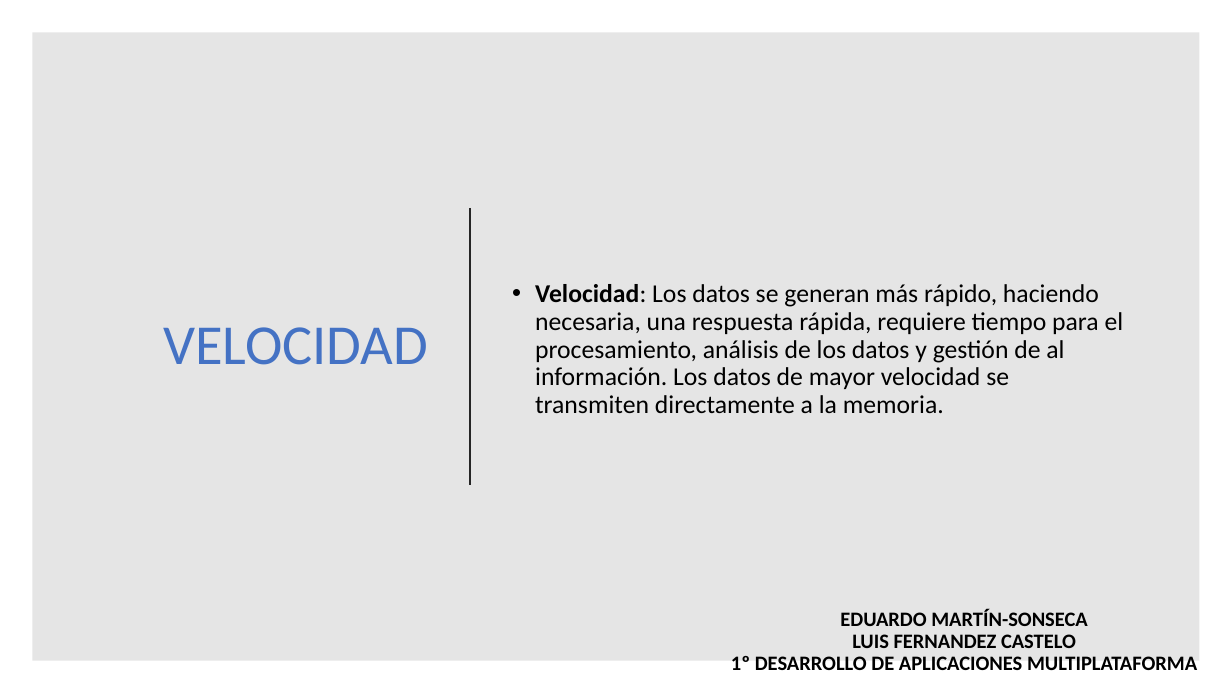
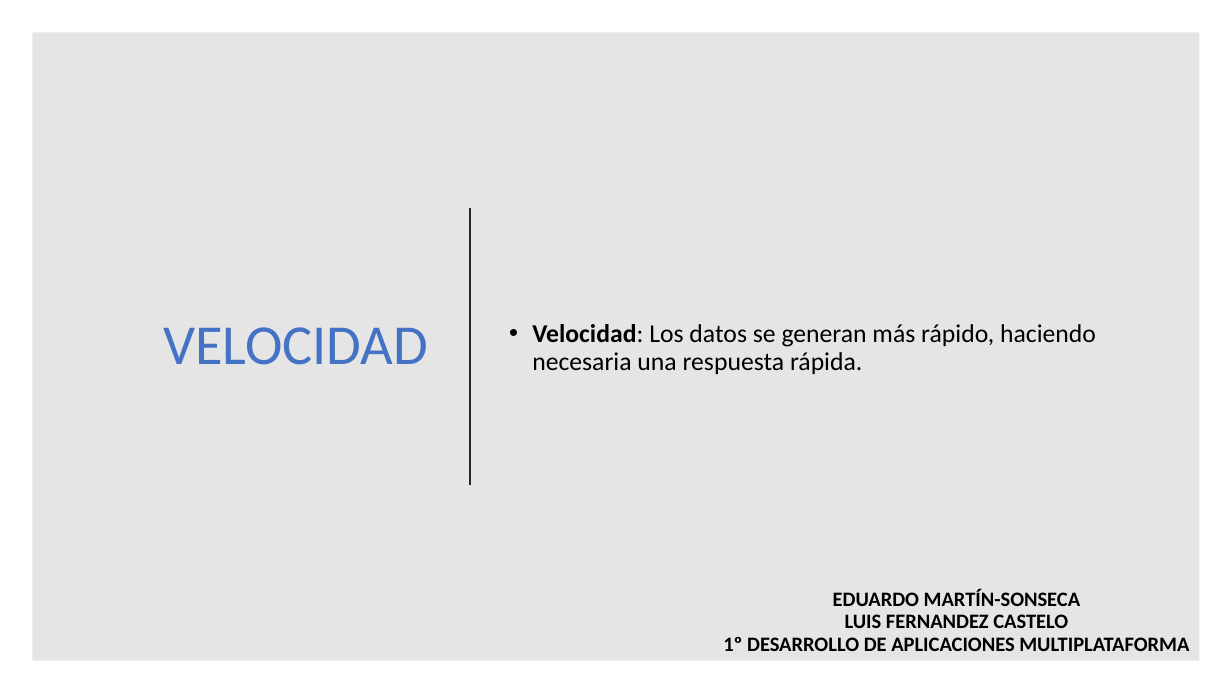
Before and after one commit to maraloeDev/Grado_SuperiorDAM, a slide deck: slide 5 of Bases de Datos/1º Evaluación/Ejercicios/Ejercicio2/Explotación de bases de datos Big Data.pptx. Drawn at 1232x693 pixels with LibreOffice and Linux fonts; fonts in the diff are those of the drawing. Boxes give left, top, right and bottom in pixels: in the first picture for what was removed or moved away, otherwise in the second. Text is boxed around its words. In the diff, an @@ line names an element or a change of style, - is before the commit and + after.

```diff
--- a/Bases de Datos/1º Evaluación/Ejercicios/Ejercicio2/Explotación de bases de datos Big Data.pptx
+++ b/Bases de Datos/1º Evaluación/Ejercicios/Ejercicio2/Explotación de bases de datos Big Data.pptx
@@ text at bbox=[532, 324, 1096, 374]: text changed @@
-• Velocidad: Los datos se generan más rápido, haciendo necesaria, una respuesta rápida, requiere tiempo para el procesamiento, análisis de los datos y gestión de al información. Los datos de mayor velocidad se transmiten directamente a la memoria.
+• Velocidad: Los datos se generan más rápido, haciendo necesaria una respuesta rápida.
@@ text "EDUARDO MARTÍN-SONSECA LUIS FERNANDEZ CASTELO ...": place and size @@
-text "EDUARDO MARTÍN-SONSECA LUIS FERNANDEZ CASTELO ..." at bbox=[731, 608, 1197, 670]
+text "EDUARDO MARTÍN-SONSECA LUIS FERNANDEZ CASTELO ..." at bbox=[723, 589, 1189, 651]
```
Also in this commit, not shown: 13 other slides changed, 2 other files.
